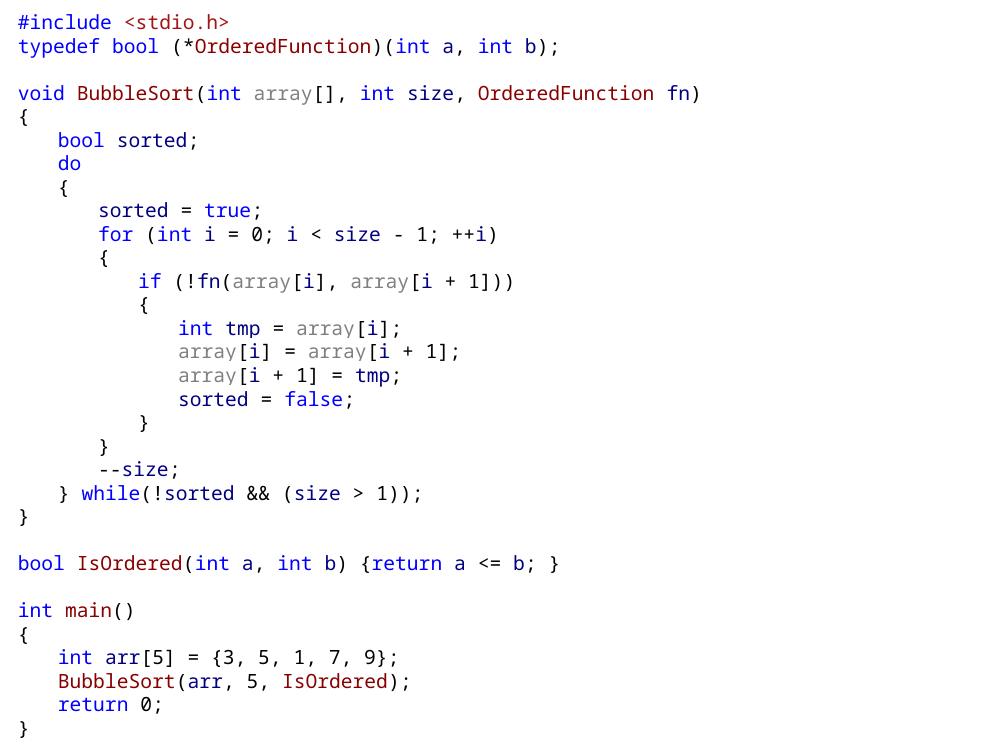
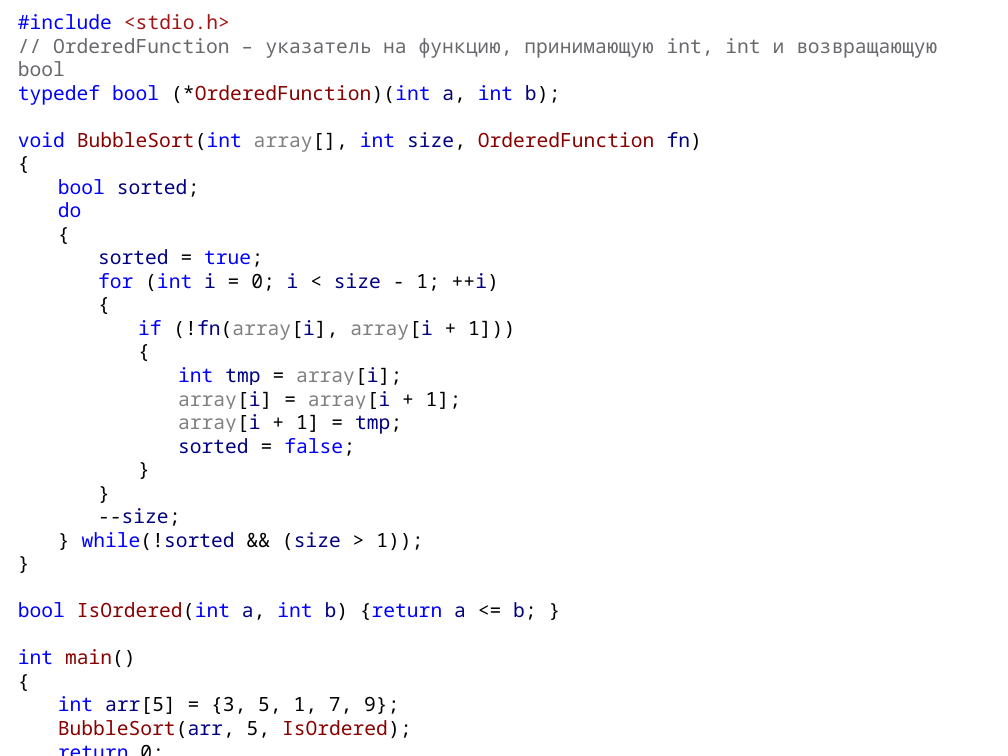
Before and after one commit to alexey-malov/oop, a slide deck: slide 242 of lectures/01/Синтаксис C++.pptx (slide 223 before the commit). Drawn at 1008x756 pixels with LibreOffice and Linux fonts; fonts in the diff are those of the drawing. Boxes give left, top, right and bottom in pixels: in the first picture for what was removed or moved away, otherwise in the second. Text is boxed around its words. In the diff, an @@ line names an element or a change of style, - is before the commit and + after.

```diff
--- a/lectures/01/Синтаксис C++.pptx
+++ b/lectures/01/Синтаксис C++.pptx
@@ text at (18, 38, 937, 76): paragraph added @@
+// OrderedFunction – указатель на функцию, принимающую int, int и возвращающую bool
```
Also in this commit, not shown: 24 other slides changed, 19 slides added, 1 other file.
